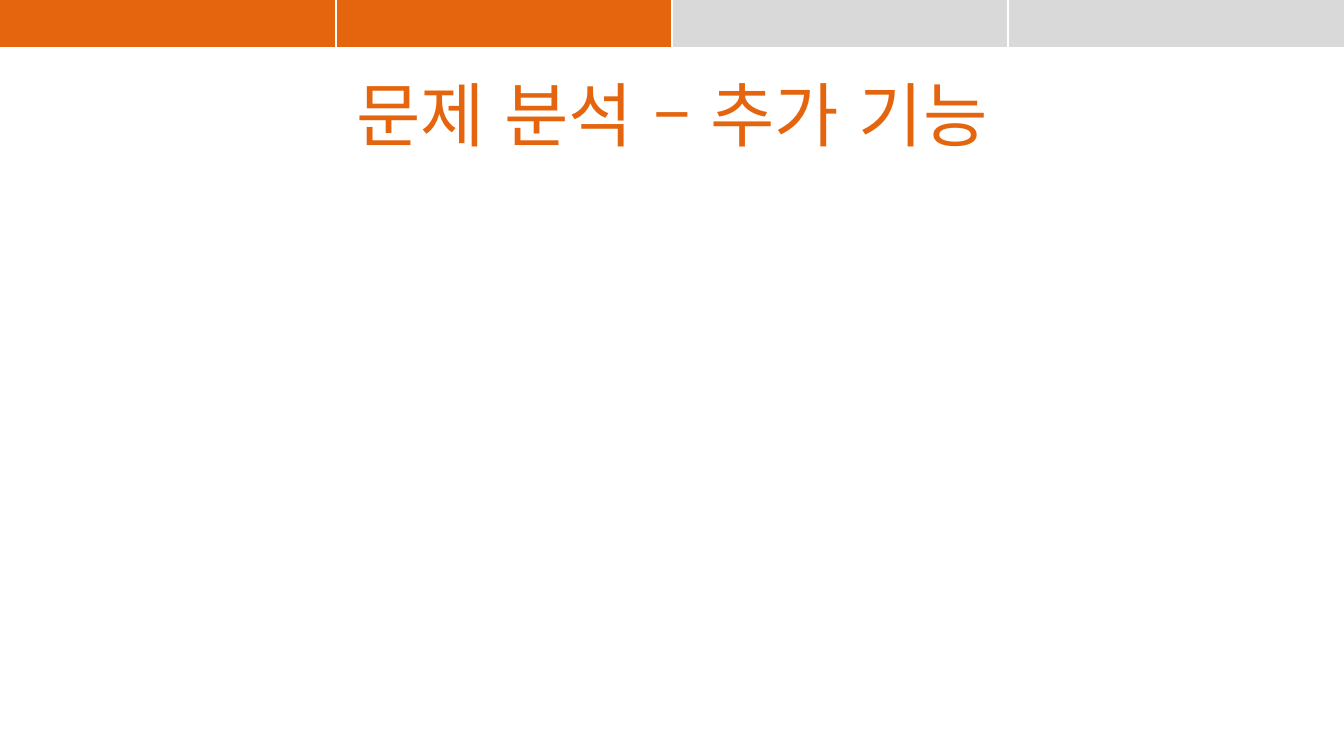
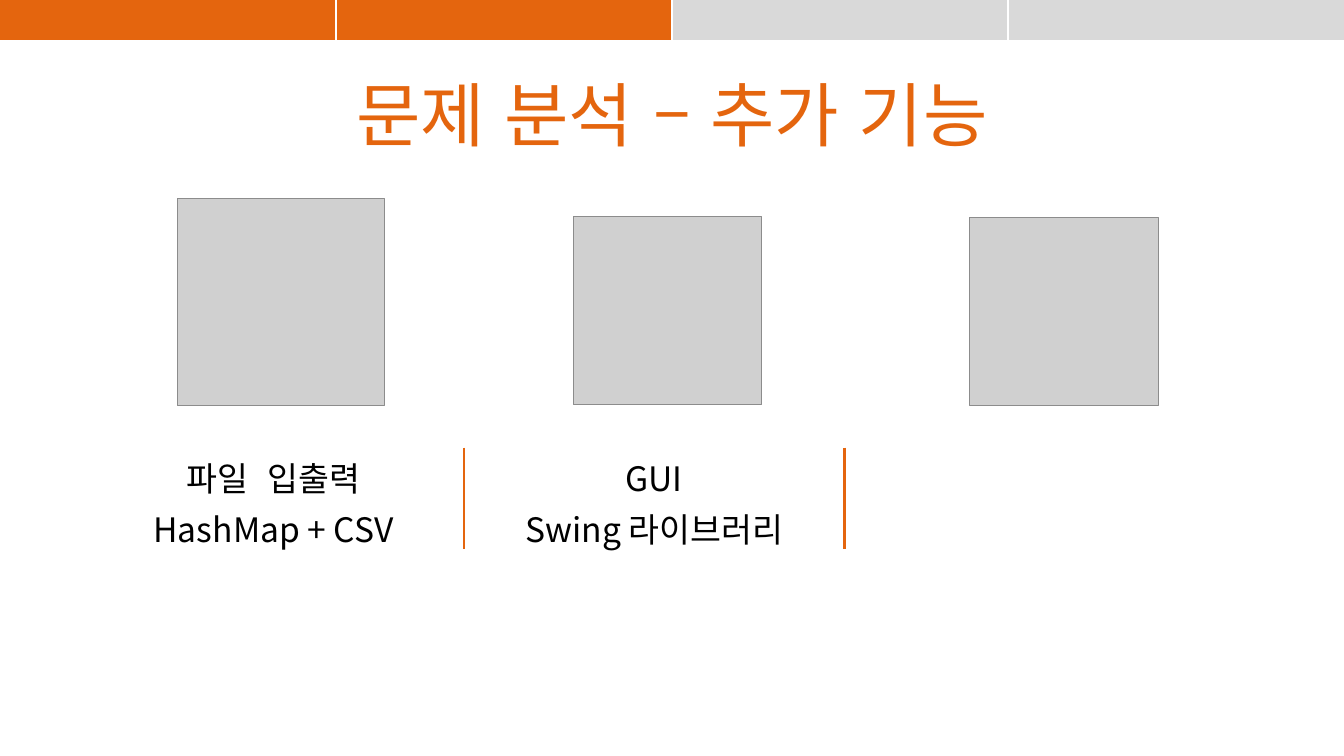
Before and after one commit to suyons/StrangeChat, a slide deck: slide 6 of StrangeChat_PPT.pptx. Drawn at 1344x756 pixels with LibreOffice and Linux fonts; fonts in the diff are those of the drawing; grey boxes stand for pictures. Boxes give left, top, right and bottom in pixels: in the first picture for what was removed or moved away, otherwise in the second. Text is boxed around its words. In the diff, an @@ line names an element or a change of style, - is before the commit and + after.

```diff
--- a/StrangeChat_PPT.pptx
+++ b/StrangeChat_PPT.pptx
@@ picture added at (177, 199, 385, 406) @@
@@ picture added at (574, 217, 762, 405) @@
@@ picture added at (970, 218, 1158, 406) @@
@@ table added at (84, 448, 1227, 555), 2 rows, 3 columns @@
+파일 입출력 | GUI | 
+HashMap + CSV | Swing 라이브러리 | 
```
Also in this commit, not shown: 1 slide added, 5 other files.
